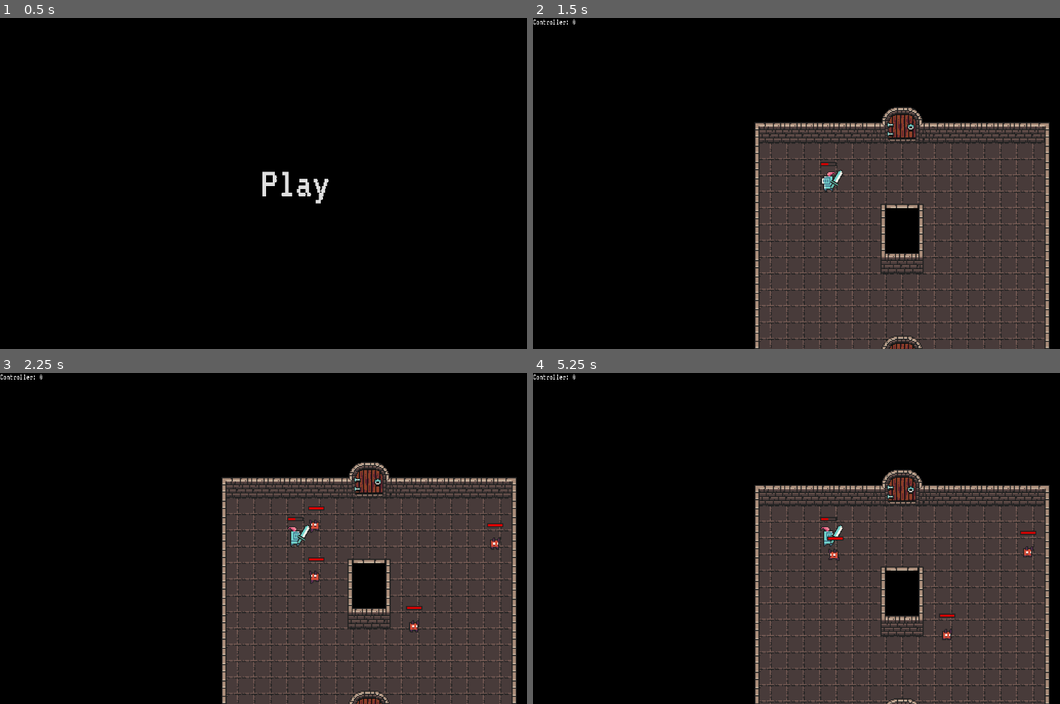
Above: before the commit, frames 1-4 (two rows, left to right).
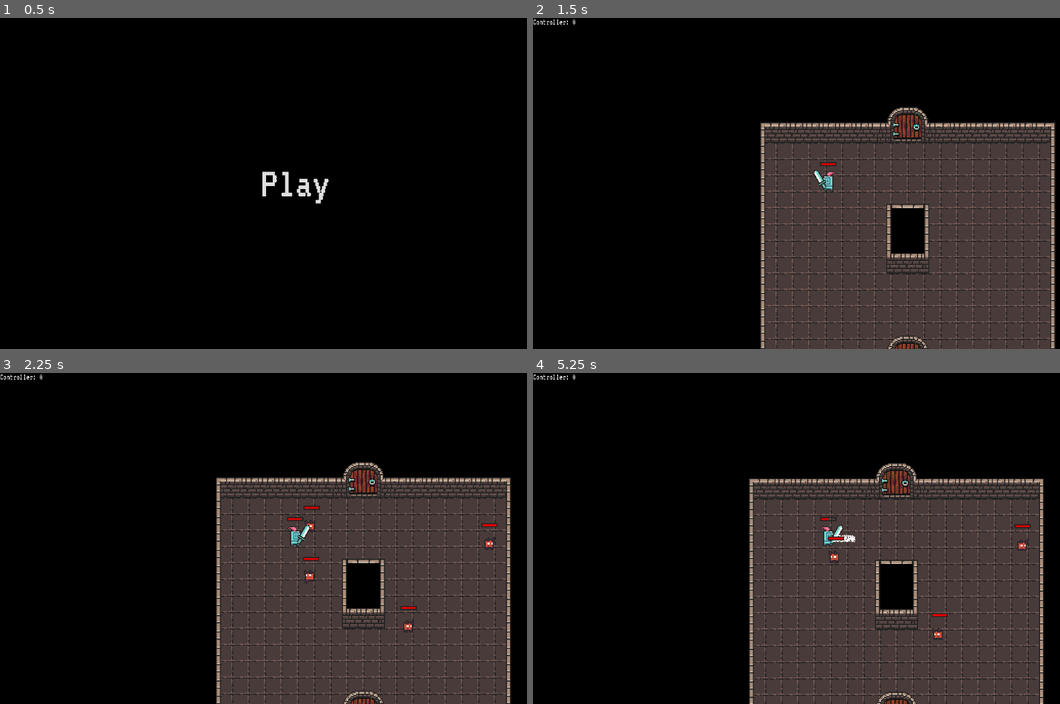
Above: after the commit, the same moments.

Repository: InjustFr/CallOfTheMask
Game: Godot game, scene res://MainMenu.tscn
Two runs of this game, one before a commit and one after it. Both use one fixed random seed, a clock stepped at 60 frames per second and the inputs below.
Inputs (mouse positions are in pixels of both pictures, inside the frame that each line leads up to):
- Up to frame 1 (0.5 s): no input
- Up to frame 2 (1.5 s): click "Play" at 0.5 s; tap Enter at 1.25 s; move the mouse to (959, 166) at 1.27 s; tap A (a, bound only before the commit) at 1.35 s
- Up to frame 3 (2.25 s): tap D (d, bound only before the commit) at 1.55, 2.1 s; move the mouse to (179, 555) at 2.02 s
- Up to frame 4 (5.25 s): click (712, 555) at 2.3 s; move the mouse to (886, 465) at 2.77 s; click (886, 465) at 2.85 s; tap S (s, bound only before the commit) at 3.05, 3.6 s; move the mouse to (796, 604) at 3.52 s; tap E (use) at 3.8, 4.35 s; move the mouse to (1007, 588) at 4.27 s; tap W (w, bound only before the commit) at 4.55, 5.1 s; tap Space (dash, bound only after the commit) at 5 s; move the mouse to (648, 488) at 5.02 s

Frame 1 is identical in both runs. In frame 2, 10% of the frame differs, in the area x 42-100%, y 26-100%; in frame 3, 10%; in frame 4, 15%, in the area x 40-99%, y 27-100%.
Error before the commit: Invalid assignment of property or key 'max_value' with value of type 'int' on a base object of type 'null instance'. (res://Player.gd:28)

Commit message:
Basic dash

Diff:
--- a/Player.gd
+++ b/Player.gd
@@ -3,13 +3,17 @@
 class_name Player
 
 @onready var sprite := $AnimatedSprite2D
-@onready var weapon_container := $weapon_container
+@onready var weapon_container := $WeaponContainer
 @onready var boon_collider := $BoonPickup
-@onready var health_bar : TextureProgressBar = $health_bar
+@onready var health_bar : TextureProgressBar = $HealthBar
+@onready var dash_particles : GPUParticles2D = $DashParticles
 
 @export var speed := 80
 @export var weapon : Weapon
 @export var health := 10
+@export var dash_speed := 256
+@export var dash_duration := 0.15
+@export var dash_cooldown := 0.5
 
 var boons := []
 
@@ -17,6 +21,11 @@
 var spell_dmg := 0
 var speed_bonus := 0
 var health_bonus := 0
+
+var direction : Vector2 = Vector2.ZERO
+var dashing := false
+var dash_start := 0
+var dash_end := 0
 
 signal died
 signal player_hit
@@ -33,17 +42,29 @@
 	if health <= 0:
 		died.emit()
 
+	if dashing and dash_duration * 1000 < Time.get_ticks_msec() - dash_start:
+		dashing = false
+		dash_end = Time.get_ticks_msec()
+		dashed.emit()
+
 func _physics_process(_delta):
-	if Input.is_action_just_pressed("left_click"):
-		weapon.use()
-		weapon_used.emit(self, weapon)
+	if not dashing:
+		if Input.is_action_just_pressed("attack"):
+			weapon.use()
+			weapon_used.emit(self, weapon)
 
-	if Input.is_action_just_pressed("use") and boon_collider.monitoring:
-		_pickup_boon()
+		if Input.is_action_just_pressed("use") and boon_collider.monitoring:
+			_pickup_boon()
 
-	var direction = Input.get_vector("a", "d", "w", "s")
+		if Input.is_action_just_pressed("dash"):
+			_dash()
+
+		direction = Input.get_vector("left", "right", "up", "down")
+
 	if direction:
 		velocity = direction * (speed + speed_bonus)
+		if dashing:
+			velocity += direction * dash_speed
 	else:
 		velocity.x = move_toward(velocity.x, 0, (speed + speed_bonus))
 		velocity.y = move_toward(velocity.y, 0, (speed + speed_bonus))
@@ -72,3 +93,11 @@
 
 func _on_enemy_hit(enemy: Enemy) -> void:
 	enemy_hit.emit(enemy)
+
+func _dash() -> void:
+	var time_elasped = Time.get_ticks_msec() - dash_end
+	if dash_cooldown * 1000 < time_elasped:
+		dashing = true
+		dash_start = Time.get_ticks_msec()
+		dash_particles.process_material.direction = Vector3(-direction.x, -direction.y, 0.0)
+		dash_particles.emitting = true
--- a/Player.tscn
+++ b/Player.tscn
@@ -88,6 +88,18 @@
 width = 14
 height = 2
 
+[sub_resource type="ParticleProcessMaterial" id="ParticleProcessMaterial_kua6f"]
+particle_flag_disable_z = true
+emission_shape = 3
+emission_box_extents = Vector3(1, 3, 1)
+direction = Vector3(-1, 0, 0)
+spread = 0.0
+initial_velocity_min = 128.0
+initial_velocity_max = 128.0
+angular_velocity_min = 48.0
+angular_velocity_max = 48.0
+gravity = Vector3(0, 0, 0)
+
 [node name="Player" type="CharacterBody2D" node_paths=PackedStringArray("weapon")]
 motion_mode = 1
 slide_on_ceiling = false
@@ -137,3 +149,10 @@
 texture_under = ExtResource("4_13mur")
 texture_progress = SubResource("GradientTexture2D_wud61")
 texture_progress_offset = Vector2(1, 1)
+
+[node name="DashParticles" type="GPUParticles2D" parent="."]
+emitting = false
+amount = 256
+process_material = SubResource("ParticleProcessMaterial_kua6f")
+lifetime = 0.2
+one_shot = true
--- a/project.godot
+++ b/project.godot
@@ -33,31 +33,31 @@
 
 [input]
 
-w={
+up={
 "deadzone": 0.5,
 "events": [Object(InputEventKey,"resource_local_to_scene":false,"resource_name":"","device":-1,"window_id":0,"alt_pressed":false,"shift_pressed":false,"ctrl_pressed":false,"meta_pressed":false,"pressed":false,"keycode":0,"physical_keycode":87,"key_label":0,"unicode":122,"echo":false,"script":null)
 , Object(InputEventJoypadMotion,"resource_local_to_scene":false,"resource_name":"","device":-1,"axis":1,"axis_value":-1.0,"script":null)
 ]
 }
-a={
+left={
 "deadzone": 0.5,
 "events": [Object(InputEventKey,"resource_local_to_scene":false,"resource_name":"","device":-1,"window_id":0,"alt_pressed":false,"shift_pressed":false,"ctrl_pressed":false,"meta_pressed":false,"pressed":false,"keycode":0,"physical_keycode":65,"key_label":0,"unicode":113,"echo":false,"script":null)
 , Object(InputEventJoypadMotion,"resource_local_to_scene":false,"resource_name":"","device":-1,"axis":0,"axis_value":-1.0,"script":null)
 ]
 }
-s={
+down={
 "deadzone": 0.5,
 "events": [Object(InputEventKey,"resource_local_to_scene":false,"resource_name":"","device":-1,"window_id":0,"alt_pressed":false,"shift_pressed":false,"ctrl_pressed":false,"meta_pressed":false,"pressed":false,"keycode":0,"physical_keycode":83,"key_label":0,"unicode":115,"echo":false,"script":null)
 , Object(InputEventJoypadMotion,"resource_local_to_scene":false,"resource_name":"","device":-1,"axis":1,"axis_value":1.0,"script":null)
 ]
 }
-d={
+right={
 "deadzone": 0.5,
 "events": [Object(InputEventKey,"resource_local_to_scene":false,"resource_name":"","device":-1,"window_id":0,"alt_pressed":false,"shift_pressed":false,"ctrl_pressed":false,"meta_pressed":false,"pressed":false,"keycode":0,"physical_keycode":68,"key_label":0,"unicode":100,"echo":false,"script":null)
 , Object(InputEventJoypadMotion,"resource_local_to_scene":false,"resource_name":"","device":-1,"axis":0,"axis_value":1.0,"script":null)
 ]
 }
-left_click={
+attack={
 "deadzone": 0.5,
 "events": [Object(InputEventMouseButton,"resource_local_to_scene":false,"resource_name":"","device":-1,"window_id":0,"a …(258 unchanged characters)…
 , Object(InputEventJoypadButton,"resource_local_to_scene":false,"resource_name":"","device":-1,"button_index":2,"pressure":0.0,"pressed":true,"script":null)
@@ -66,6 +66,12 @@
 use={
 "deadzone": 0.5,
 "events": [Object(InputEventKey,"resource_local_to_scene":false,"resource_name":"","device":-1,"window_id":0,"alt_pressed":false,"shift_pressed":false,"ctrl_pressed":false,"meta_pressed":false,"pressed":false,"keycode":0,"physical_keycode":69,"key_label":0,"unicode":101,"echo":false,"script":null)
+, Object(InputEventJoypadButton,"resource_local_to_scene":false,"resource_name":"","device":-1,"button_index":2,"pressure":0.0,"pressed":true,"script":null)
+]
+}
+dash={
+"deadzone": 0.5,
+"events": [Object(InputEventKey,"resource_local_to_scene":false,"resource_name":"","device":-1,"window_id":0,"alt_pressed":false,"shift_pressed":false,"ctrl_pressed":false,"meta_pressed":false,"pressed":false,"keycode":0,"physical_keycode":32,"key_label":0,"unicode":32,"echo":false,"script":null)
 , Object(InputEventJoypadButton,"resource_local_to_scene":false,"resource_name":"","device":-1,"button_index":0,"pressure":0.0,"pressed":true,"script":null)
 ]
 }
Not shown: 1 places in Player.tscn that only renumber resources
